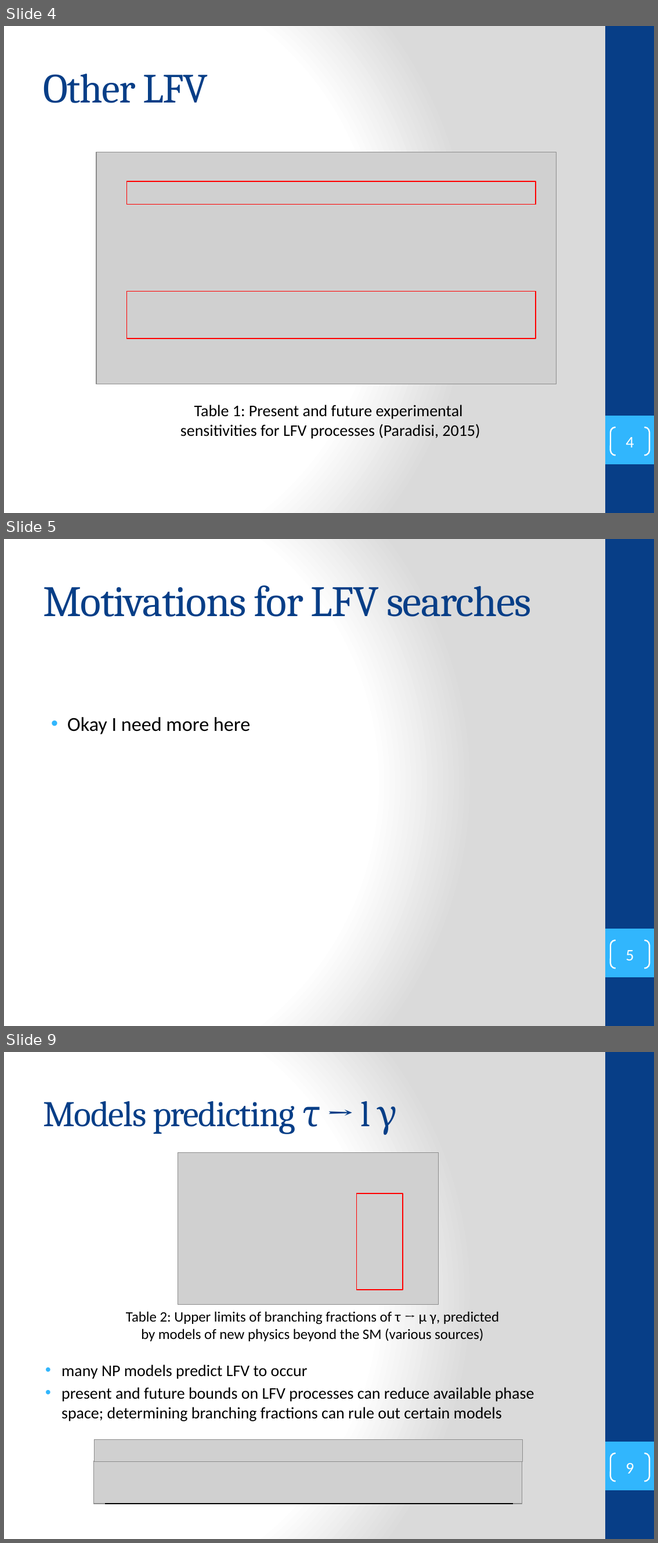
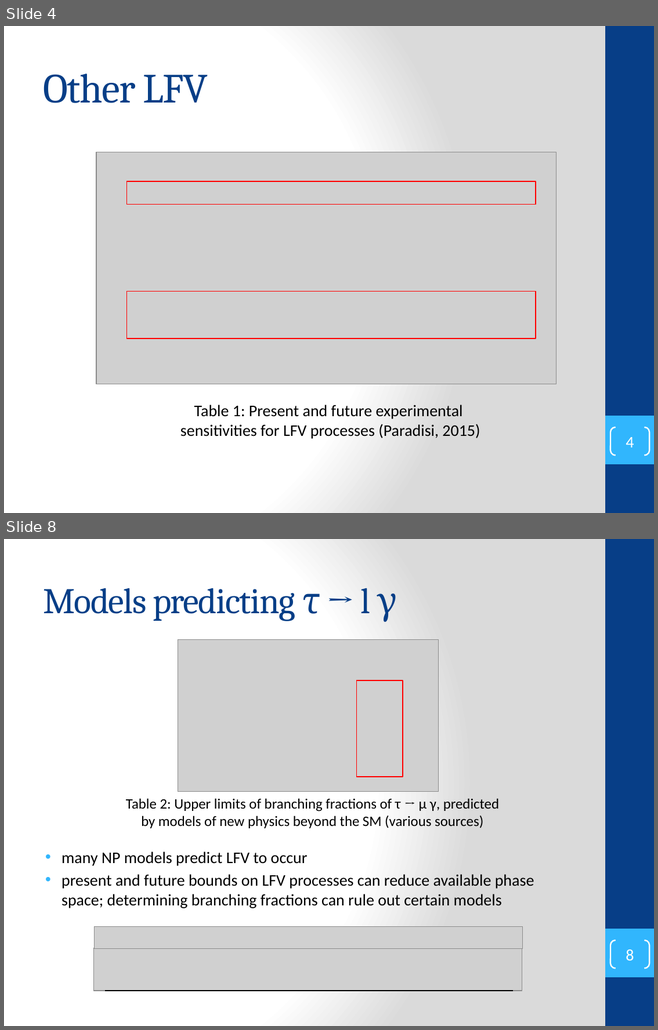
Before and after one commit to secret-agent-drone/lit-review, a slide deck: LiteratureReview_talk/lit_review_talk.pptx. Shown one above the other, each under a label of ours: slides 4, 5 and 9 before the commit, slides 4 and 8 after it; the slides between them are not shown. The pictures are 658x1543 and 658x1030 pixels, drawn with LibreOffice and Linux fonts; fonts in the diff are those of the drawing; grey boxes stand for pictures. Boxes give left, top, right and bottom in pixels: in the first picture for what was removed or moved away, otherwise in the second. Text is boxed around its words. In the diff, an @@ line names an element or a change of style, - is before the commit and + after.

```diff
--- a/LiteratureReview_talk/lit_review_talk.pptx
+++ b/LiteratureReview_talk/lit_review_talk.pptx
@@ slide 5 removed at <box>4,539,654,1026</box>, background gradient #FFFFFF to #DADADA; not listed: 2 template elements that a slide beside it also shows @@
@@ title removed at <box>43,585,531,617</box> @@
-Motivations for LFV searches
@@ text removed at <box>67,717,250,734</box> @@
-• Okay I need more here
@@ page number removed at <box>610,940,649,968</box> @@
-5
@@ what was slide 9 is now slide 8 @@
@@ page number at <box>625,950,633,961</box>: text changed @@
-9
+8
```
Also in this commit, not shown: 7 slides changed, 1 slide added, 1 other slide removed, 10 other files.
